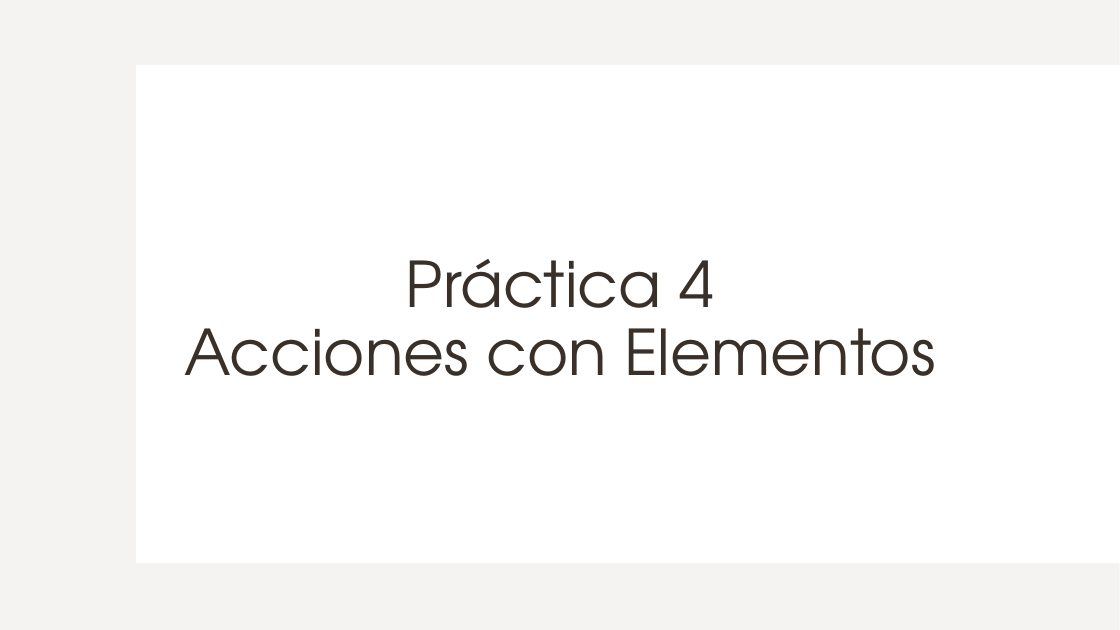
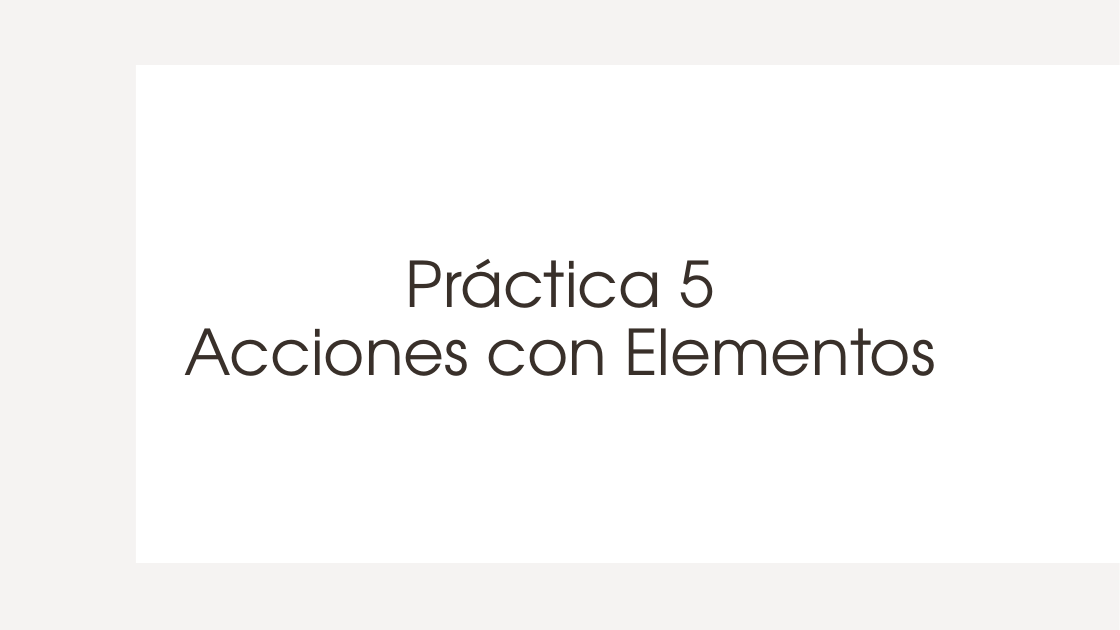
Before and after one commit to Charris1904/automation-qa-sessions, a slide deck: slide 25 of files/4. Selenium.pptx (slide 19 before the commit). Drawn at 1120x630 pixels with LibreOffice and Linux fonts; fonts in the diff are those of the drawing. Boxes give left, top, right and bottom in pixels: in the first picture for what was removed or moved away, otherwise in the second. Text is boxed around its words. In the diff, an @@ line names an element or a change of style, - is before the commit and + after.

```diff
--- a/files/4. Selenium.pptx
+++ b/files/4. Selenium.pptx
@@ title at bbox=[184, 259, 935, 376]: text changed @@
-Práctica 4
-Acciones con Elementos
+Práctica 5
+Acciones con Elementos
```
Also in this commit, not shown: 6 slides added.
